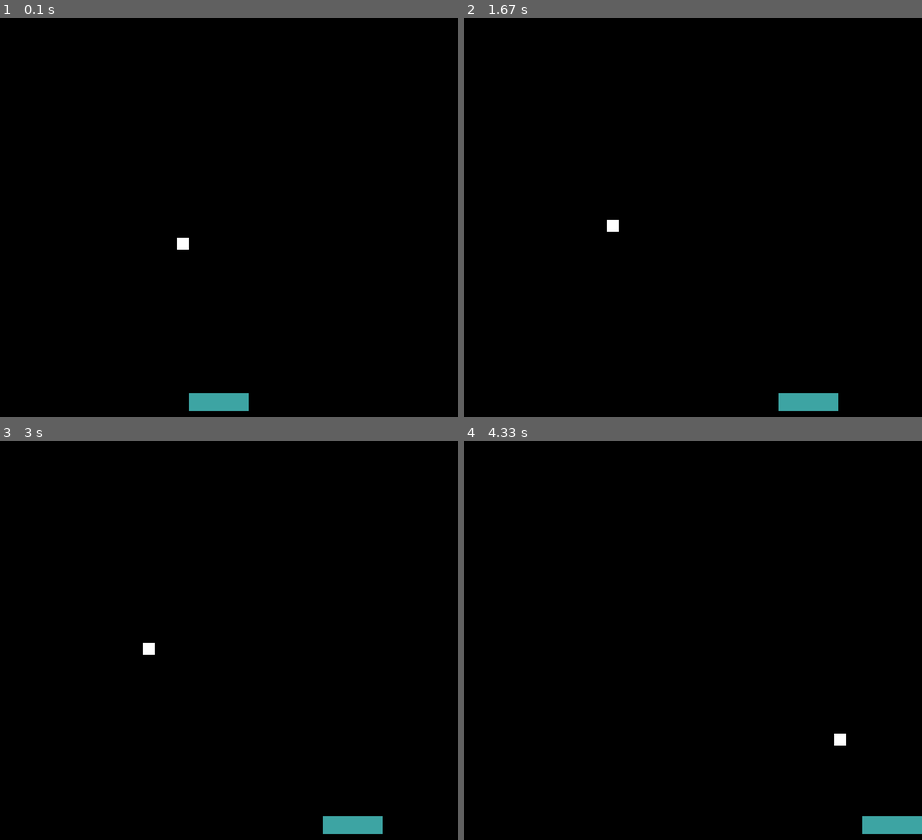
Above: before the commit, frames 1-4 (two rows, left to right).
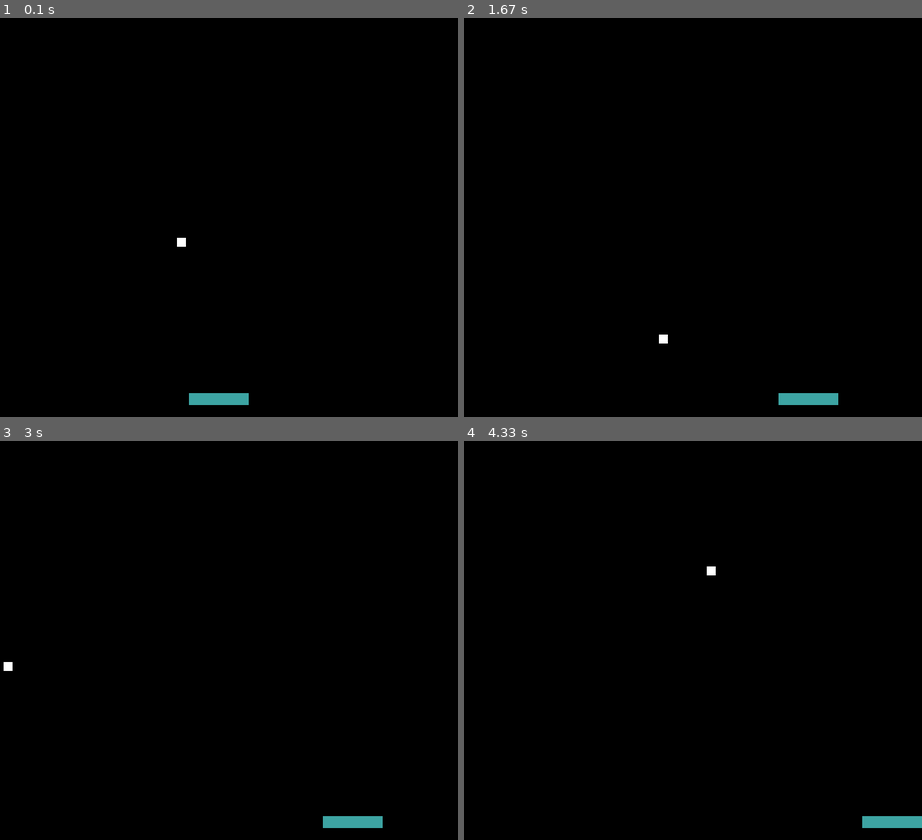
Above: after the commit, the same moments.

Repository: angelo-filho/activity-4-5
Game: pygame game, started from breakout/breakout.py
The game is run twice, just before and just after one commit, with the same random seed, the same clock (stepped at 60 frames per second) and the same inputs.
Inputs:
- Up to frame 1 (0.1 s): no input
- Up to frame 2 (1.67 s): hold Right 0.33-0.8 s; hold Right 0.83-1.3 s; hold Left from 1.33 s (still down)
- Up to frame 3 (3 s): release Left at 1.87 s; hold Left 1.9-2.3 s; hold Right 2.33-2.97 s
- Up to frame 4 (4.33 s): hold Left 3-3.47 s; hold Right 3.5-3.97 s; hold Right from 4 s (still down)

The runs differ from the first frame. In frame 1, 0.2% of the frame differs, in the area x 38-55%, y 55-99%; in frame 2, 0.3%, in the area x 31-82%, y 50-99%; in frame 3, 0.3%; in frame 4, 0.3%.

Commit message:
Change ball and paddle size

Diff:
--- a/breakout/breakout.py
+++ b/breakout/breakout.py
@@ -22,13 +22,13 @@
 sprites = pygame.sprite.Group()
 
 # Paddle
-paddle = Paddle(COLOR_PADDLE, 100, 30)
+paddle = Paddle(COLOR_PADDLE, 100, 20)
 paddle.rect.x = 350
 paddle.rect.y = 640
 
 
 # Ball
-ball = Ball(COLOR_BALL, 20, 20)
+ball = Ball(COLOR_BALL, 15, 15)
 ball.rect.x = 300
 ball.rect.y = 350
 
